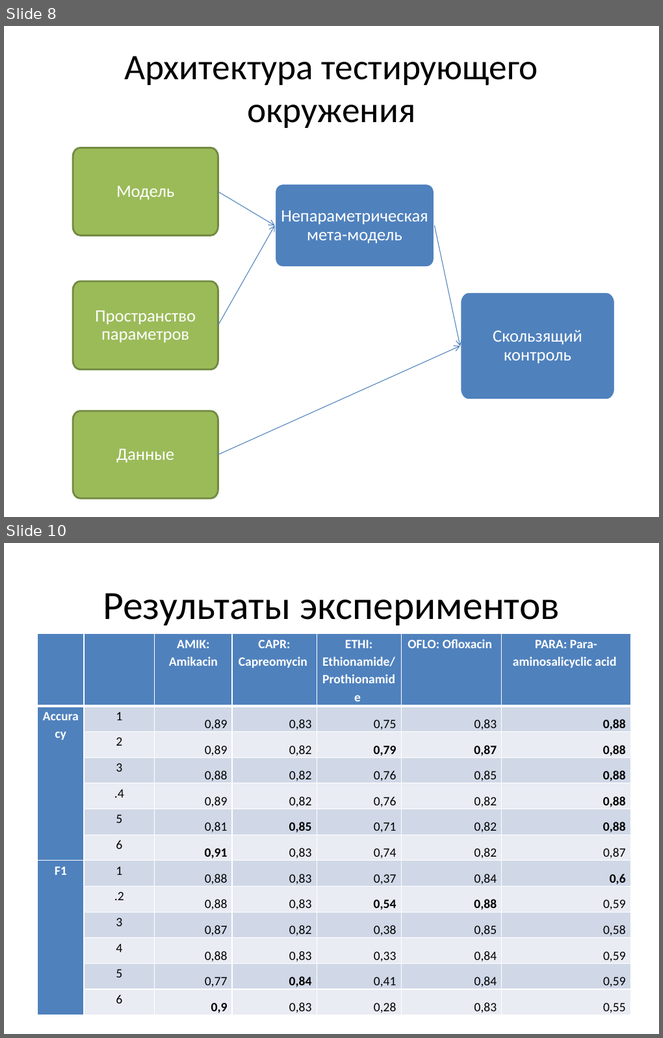
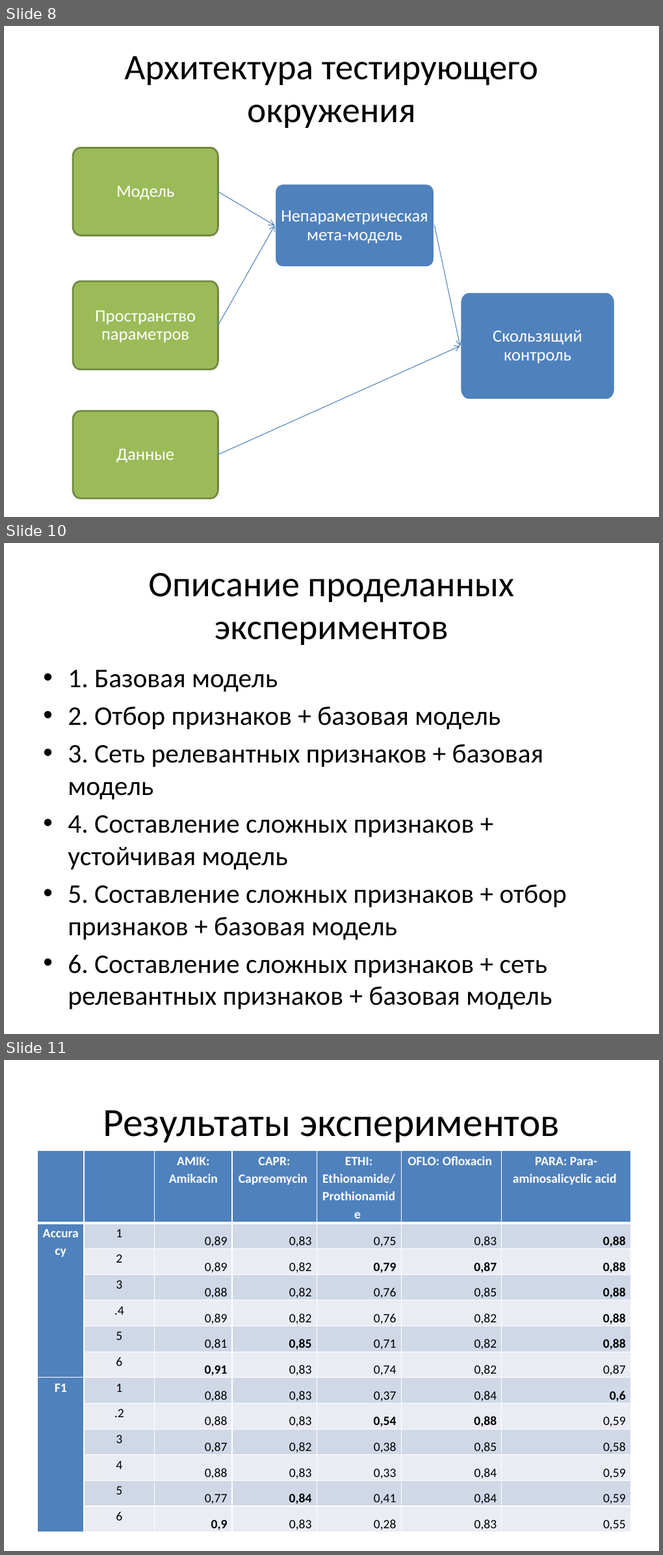
Before and after one commit to satanevsky/diploma, a slide deck: presentation.pptx. Shown one above the other, each under a label of ours: slides 8 and 10 before the commit, slides 8, 10 and 11 after it; the slides between them are not shown. The pictures are 663x1038 and 663x1555 pixels, drawn with LibreOffice and Linux fonts; fonts in the diff are those of the drawing. Boxes give left, top, right and bottom in pixels: in the first picture for what was removed or moved away, otherwise in the second. Text is boxed around its words. In the diff, an @@ line names an element or a change of style, - is before the commit and + after.

```diff
--- a/presentation.pptx
+++ b/presentation.pptx
@@ slide 10 added at [4,543,659,1034], background #FFFFFF @@
@@ title added at [148,573,514,645], 39.6 pt, text #000000 @@
+Описание проделанных экспериментов
@@ text added at [68,670,567,1010], 29.6 pt, text #000000 @@
+• 1. Базовая модель
+• 2. Отбор признаков + базовая модель
+• 3. Сеть релевантных признаков + базовая модель
+• 4. Составление сложных признаков + устойчивая модель
+• 5. Составление сложных признаков + отбор признаков + базовая модель
+• 6. Составление сложных признаков + сеть релевантных признаков + базовая модель
@@ what was slide 10 is now slide 11 @@
```
Also in this commit, not shown: 1 slide changed, 1 other slide added.
